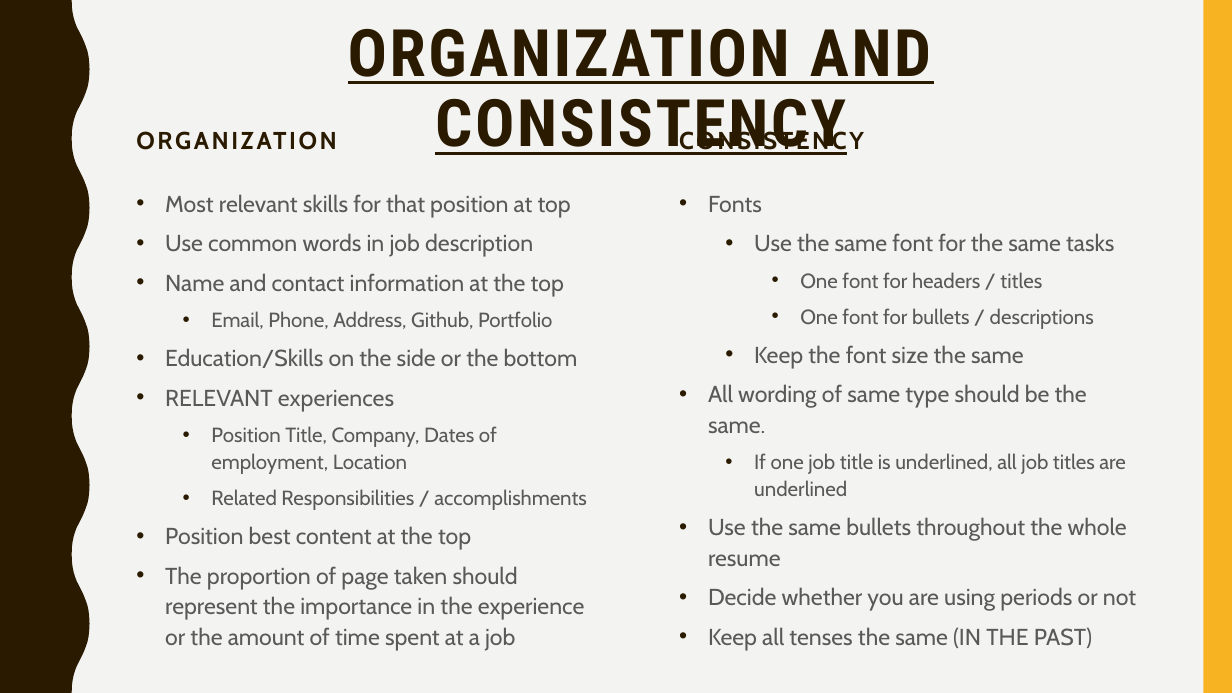
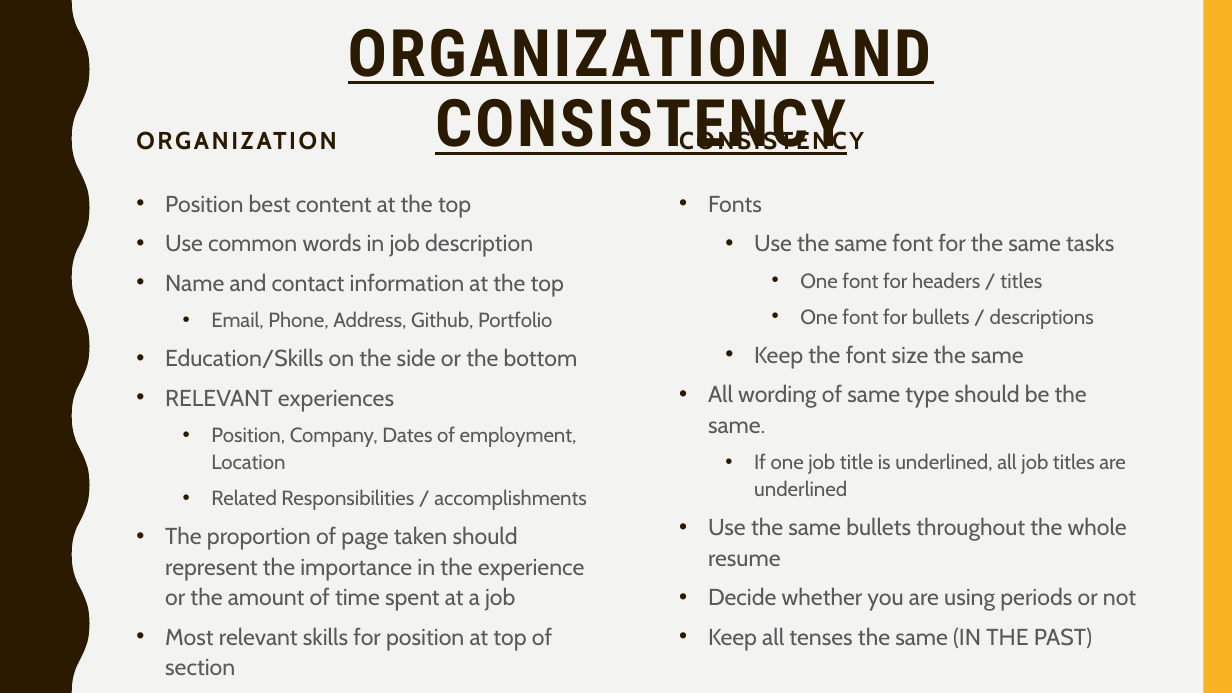
Before and after one commit to lakshmi-intechcode/jng_instr_folder, a slide deck: slide 11 of Job_Stuff/Jng_Job_Prezzie.pptx (slide 10 before the commit). Drawn at 1232x693 pixels with LibreOffice and Linux fonts; fonts in the diff are those of the drawing. Boxes give left, top, right and bottom in pixels: in the first picture for what was removed or moved away, otherwise in the second. Text is boxed around its words. In the diff, an @@ line names an element or a change of style, - is before the commit and + after.

```diff
--- a/Job_Stuff/Jng_Job_Prezzie.pptx
+++ b/Job_Stuff/Jng_Job_Prezzie.pptx
@@ text at box(165, 194, 471, 218): text changed @@
-• Most relevant skills for that position at top
+• Position best content at the top
@@ text at box(211, 426, 577, 469): text changed @@
-  • Position Title, Company, Dates of employment, Location
+  • Position, Company, Dates of employment, Location
@@ text at box(165, 526, 471, 550): paragraph removed @@
-• Position best content at the top
@@ text at box(165, 627, 552, 675): paragraph added @@
+• Most relevant skills for position at top of section
```
Also in this commit, not shown: 5 other slides changed, 5 slides added.
